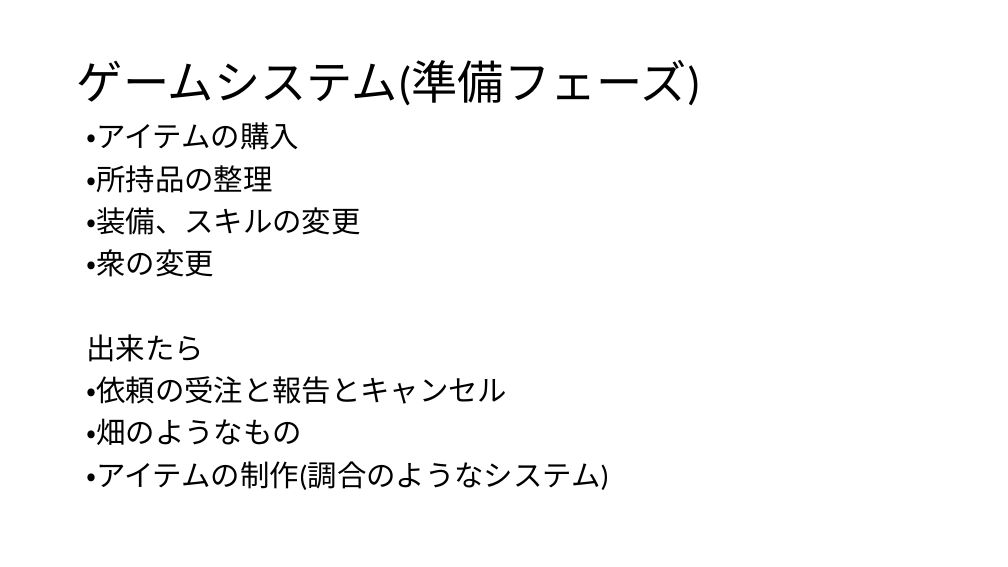
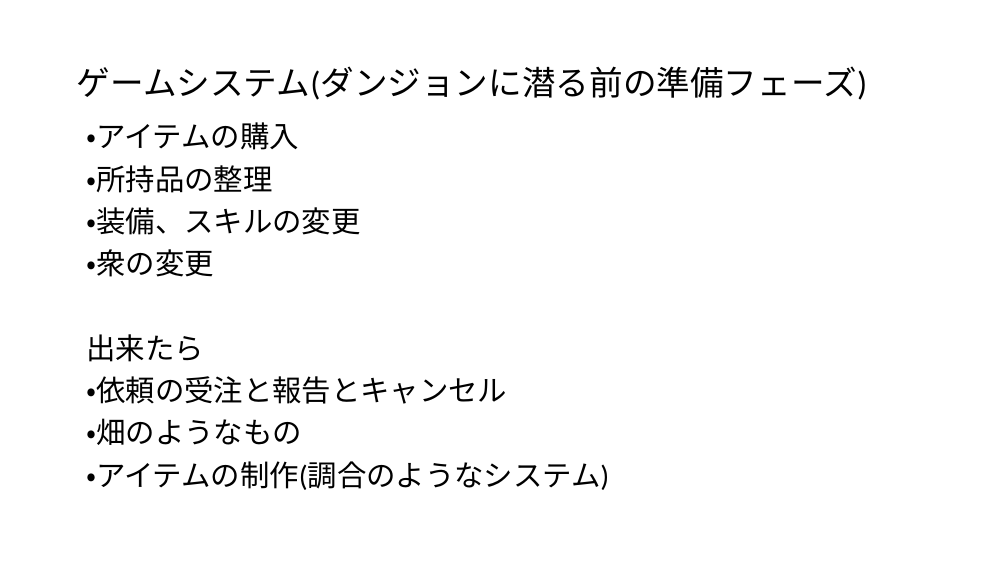
Before and after one commit to 2023Game/07Nakamoto, a slide deck: slide 7 of 3年後期/企画/ゲーム企画書_提出.pptx. Drawn at 1008x567 pixels with LibreOffice and Linux fonts; fonts in the diff are those of the drawing. Boxes give left, top, right and bottom in pixels: in the first picture for what was removed or moved away, otherwise in the second. Text is boxed around its words. In the diff, an @@ line names an element or a change of style, - is before the commit and + after.

```diff
--- a/3年後期/企画/ゲーム企画書_提出.pptx
+++ b/3年後期/企画/ゲーム企画書_提出.pptx
@@ title at (x1=77, y1=66, x2=867, y2=100): text changed; size 44 to 32 pt @@
-ゲームシステム(準備フェーズ)
+ゲームシステム(ダンジョンに潜る前の準備フェーズ)
```
Also in this commit, not shown: 3 other slides changed, 2 slides added, 4 other files.
